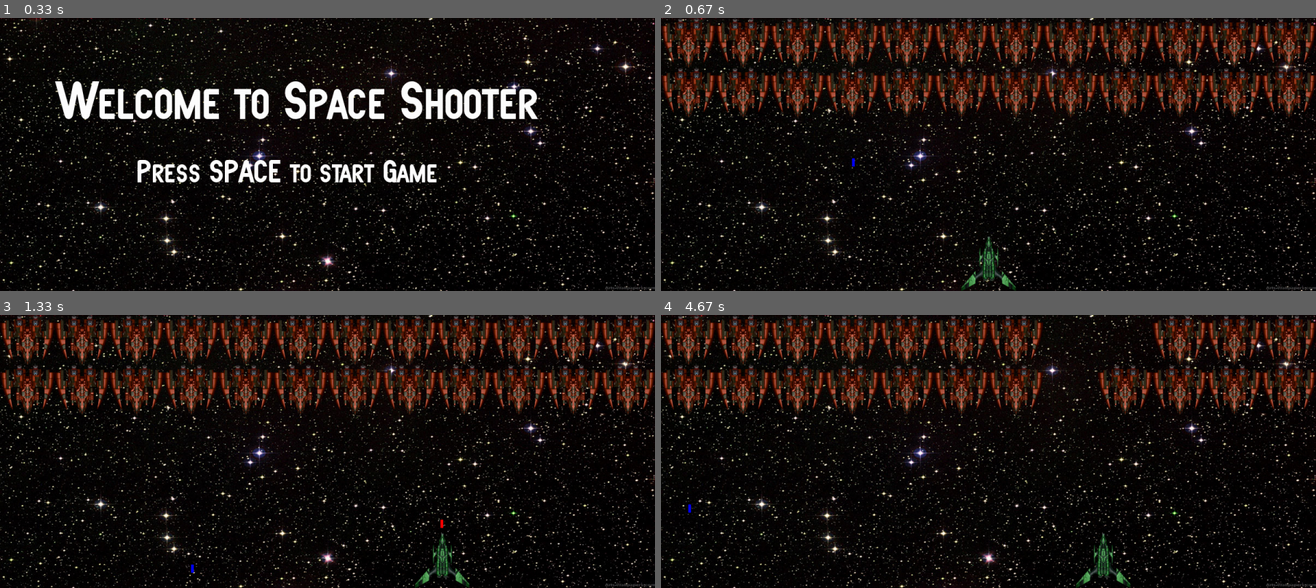
Above: before the commit, frames 1-4 (two rows, left to right).
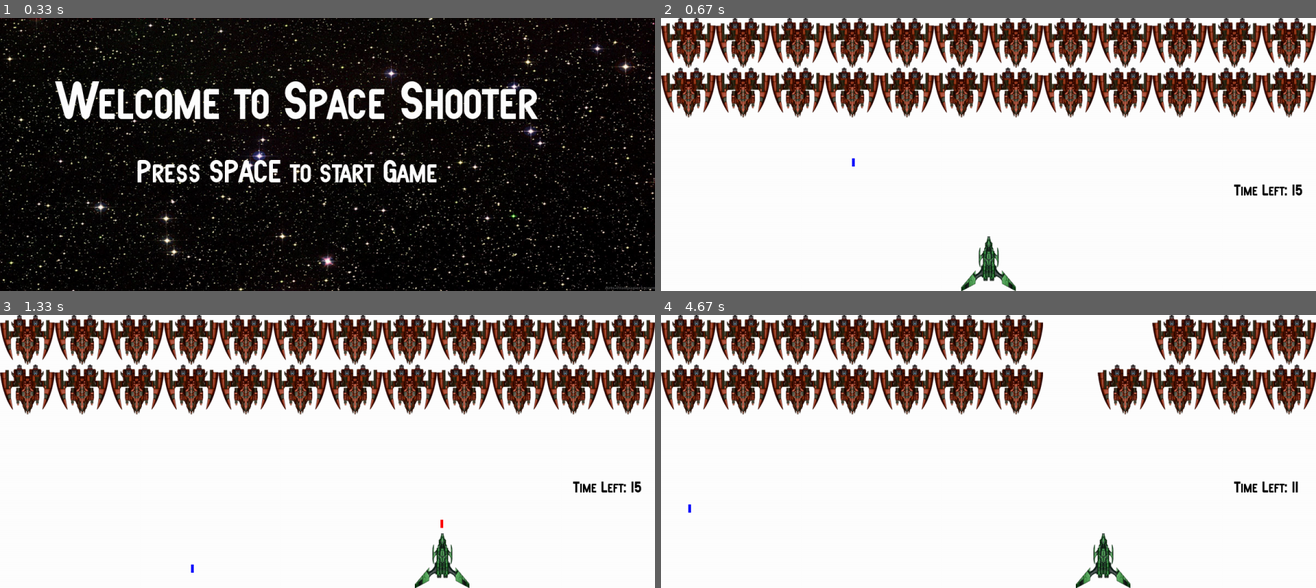
Above: after the commit, the same moments.

Repository: ravi4all/PythonWE_JulyMorning
Game: pygame game, started from Python/Pygame/SpaceShooter/game.py
The game is run twice, just before and just after one commit, with the same random seed, the same clock (stepped at 60 frames per second) and the same inputs.
Inputs:
- Up to frame 1 (0.33 s): no input
- Up to frame 2 (0.67 s): tap Space at 0.33 s
- Up to frame 3 (1.33 s): hold Right 0.67-1.13 s; hold Right from 1.17 s (still down); tap Space at 1.23 s
- Up to frame 4 (4.67 s): tap Space at 1.53, 1.73, 2.03, 2.3, 2.6, 2.73, 3.03, 3.4, 3.7, 3.9, 4.2, 4.4 s; release Right at 1.63 s; hold Left 1.67-2.2 s; hold Left 2.23-2.63 s; hold Right 2.67-3.3 s; hold Left 3.33-3.8 s; hold Right 3.83-4.3 s; hold Right from 4.33 s (still down)

Frame 1 is identical in both runs. In frame 2, 82% of the frame differs, in the area x 0-100%, y 0-100%; in frame 3, 82%; in frame 4, 84%.

Commit message:
Add files via upload

Diff:
--- a/Python/Pygame/SpaceShooter/game.py
+++ b/Python/Pygame/SpaceShooter/game.py
@@ -1,5 +1,6 @@
 import pygame
 import random
+from pygame.locals import  *
 
 pygame.init()
 
@@ -17,11 +18,13 @@
 myShipShootSound = pygame.mixer.Sound("sounds/sound_2.wav")
 bgImage = pygame.image.load("images/background.jpg")
 
+fontPath = "Atarian/SF Atarian System Bold.ttf"
+
 def homeScreen():
-    font = pygame.font.Font("Atarian/SF Atarian System Bold.ttf",100)
+    font = pygame.font.Font(fontPath,100)
     text = font.render("Welcome to Space Shooter", True, white)
 
-    font_2 = pygame.font.Font("Atarian/SF Atarian System Bold.ttf",60)
+    font_2 = pygame.font.Font(fontPath,60)
     text_2 = font_2.render("Press SPACE to start Game",True,white)
 
     while True:
@@ -39,6 +42,11 @@
         screen.blit(text_2, (250,250))
 
         pygame.display.update()
+
+def showTimer(seconds):
+    font = pygame.font.Font(fontPath, 30)
+    text = font.render("Time Left: "+str(seconds), True, black)
+    screen.blit(text, (1050,300))
 
 def game():
 
@@ -81,12 +89,18 @@
     bulletRect.y = myShipY + 15
     moveBullet = 0
 
+    seconds = 15
+    pygame.time.set_timer(USEREVENT, 1000)
+
     while True:
         bulletRect.x = (myShipX + myShipWidth / 2) - 3
         for event in pygame.event.get():
             if event.type == pygame.QUIT:
                 pygame.quit() # quit pygame
                 quit() # quit python
+
+            elif event.type== USEREVENT:
+                seconds -= 1
 
             if event.type == pygame.KEYDOWN:
                 if event.key == pygame.K_RIGHT:
@@ -100,8 +114,8 @@
             elif event.type == pygame.KEYUP:
                 moveX = 0
 
-        # screen.fill(white)
-        screen.blit(bgImage, (0, 0))
+        screen.fill(white)
+        #screen.blit(bgImage, (0, 0))
 
         # for i in range(2):
         #     for j in range(int(len(enemyList)/2)):
@@ -141,11 +155,14 @@
             moveBullet = 0
 
         if enemyBulletRect.y > height:
+            # pygame.time.delay(2000)
             randomEnemy = random.choice(enemyList)
             enemyBulletRect.x = randomEnemy.x + enemyWidth / 2
             enemyBulletRect.y = randomEnemy.bottom - 20
             enemyShootSound.play()
 
+        showTimer(seconds)
+
         pygame.display.update()
 
 # game()
